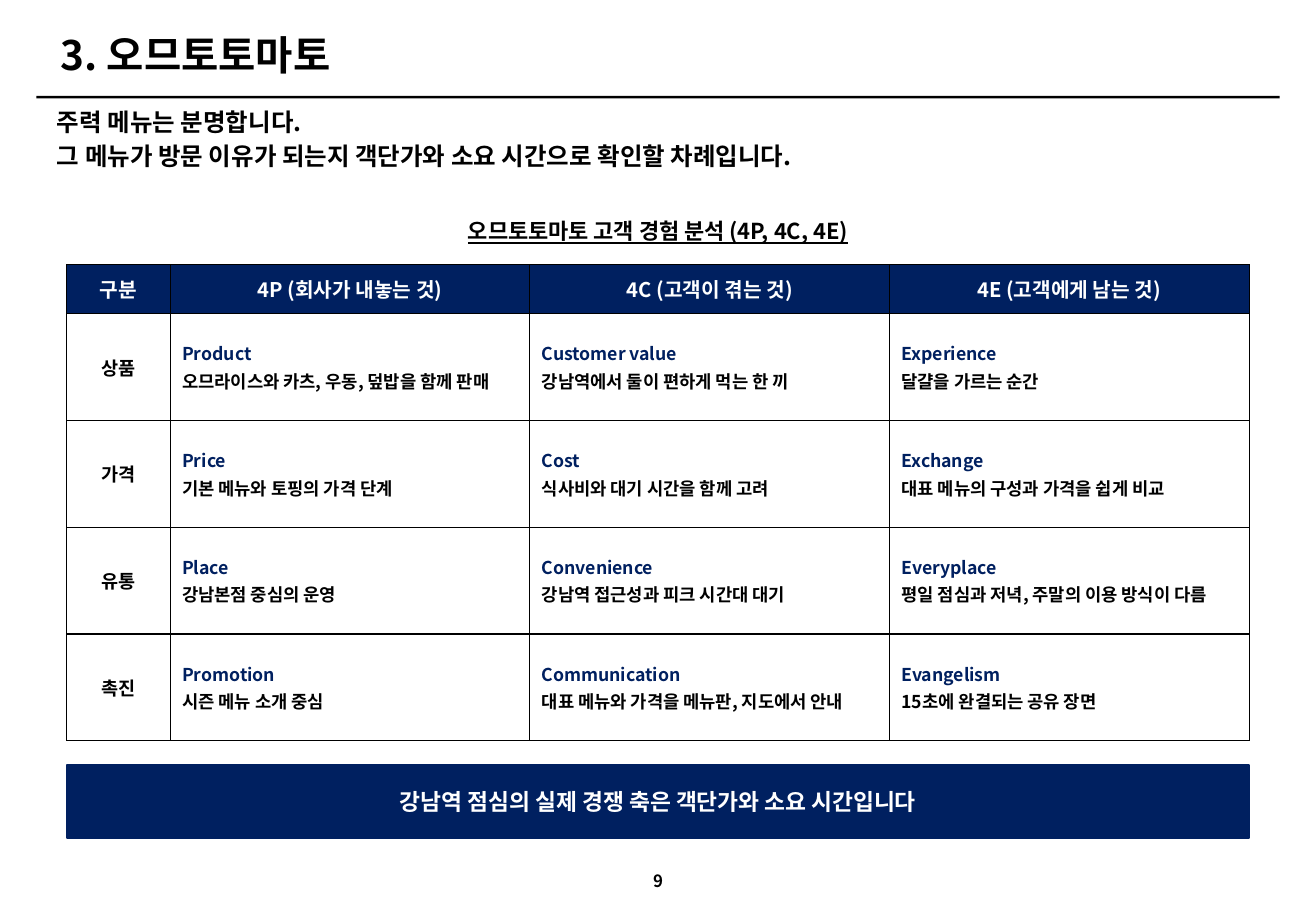
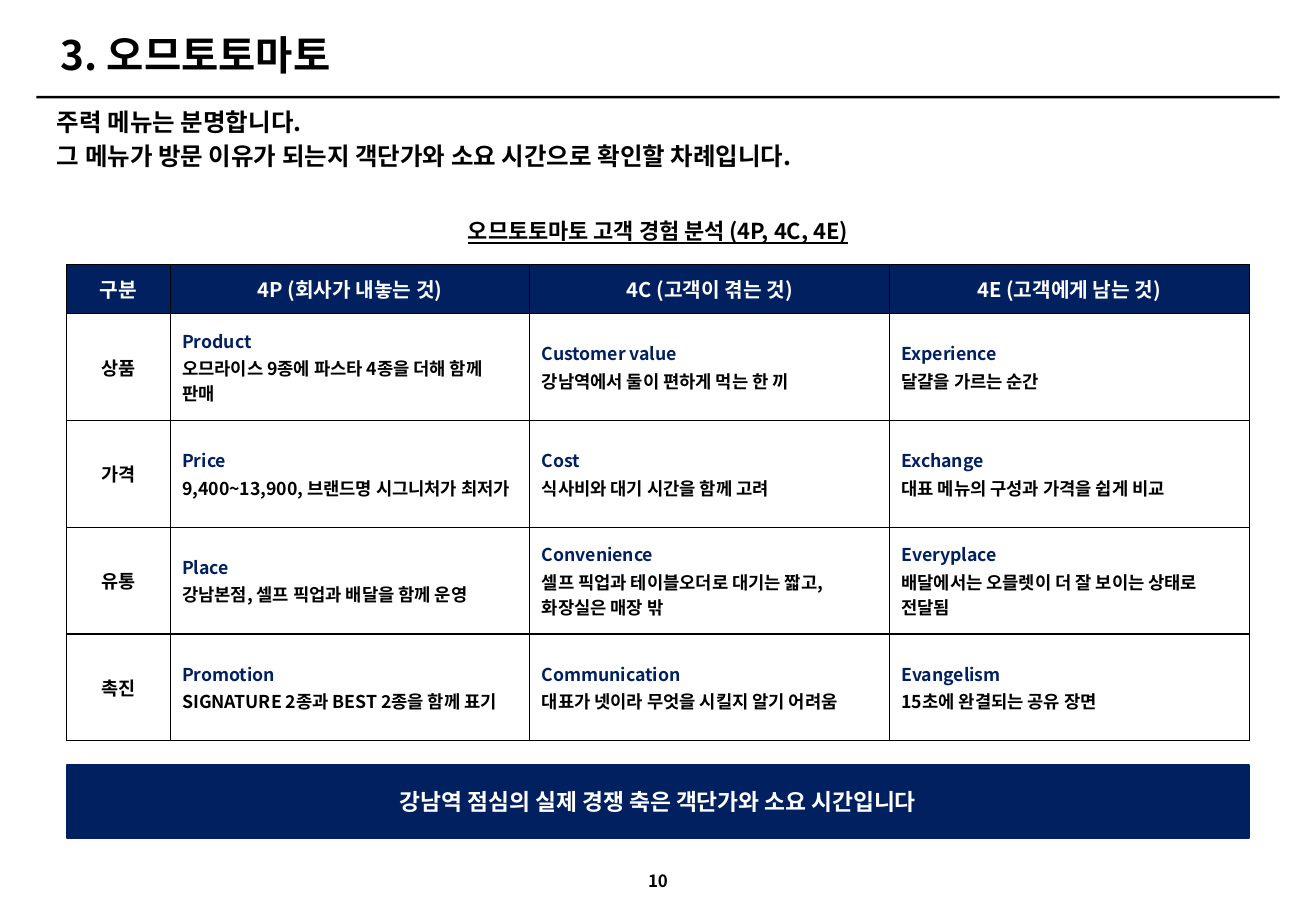
Before and after one commit to grandnim-wq/Claude, a slide deck: slide 10 of 아모제_3개브랜드_개선전략_v3.pptx (slide 9 before the commit). Drawn at 1316x911 pixels with LibreOffice and Linux fonts; fonts in the diff are those of the drawing. Boxes give left, top, right and bottom in pixels: in the first picture for what was removed or moved away, otherwise in the second. Text is boxed around its words. In the diff, an @@ line names an element or a change of style, - is before the commit and + after.

```diff
--- a/아모제_3개브랜드_개선전략_v3.pptx
+++ b/아모제_3개브랜드_개선전략_v3.pptx
@@ table at (67,265,1249,741) @@
-row 2, column 2: Product / 오므라이스와 카츠, 우동, 덮밥을 함께 판매
+row 2, column 2: Product / 오므라이스 9종에 파스타 4종을 더해 함께 판매
-row 3, column 2: Price / 기본 메뉴와 토핑의 가격 단계
+row 3, column 2: Price / 9,400~13,900, 브랜드명 시그니처가 최저가
-row 4: 유통 | Place / 강남본점 중심의 운영 | Convenience / 강남역 접근성과 피크 시간대 대기 | Everyplace / 평일 점심과 저녁, 주말의 이용 방식이 다름
+row 4: 유통 | Place / 강남본점, 셀프 픽업과 배달을 함께 운영 | Convenience / 셀프 픽업과 테이블오더로 대기는 짧고, 화장실은 매장 밖 | Everyplace / 배달에서는 오믈렛이 더 잘 보이는 상태로 전달됨
-row 5, column 2: Promotion / 시즌 메뉴 소개 중심
+row 5, column 2: Promotion / SIGNATURE 2종과 BEST 2종을 함께 표기
-row 5, column 3: Communication / 대표 메뉴와 가격을 메뉴판, 지도에서 안내
+row 5, column 3: Communication / 대표가 넷이라 무엇을 시킬지 알기 어려움
@@ page number at (648,874,668,888): text changed @@
-9
+10
```
Also in this commit, not shown: 4 other slides changed, 1 slide added, 5 other files.
